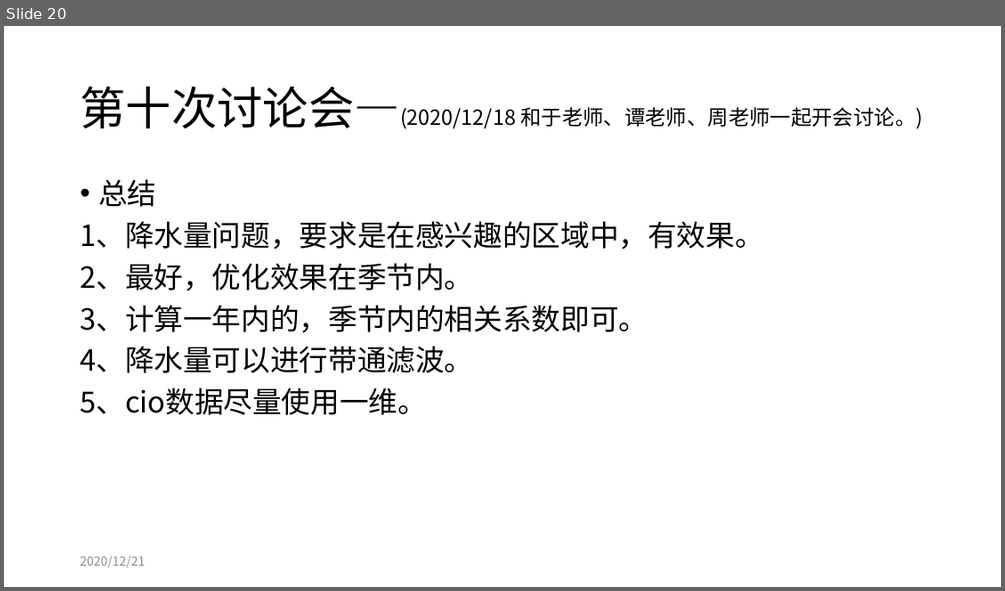
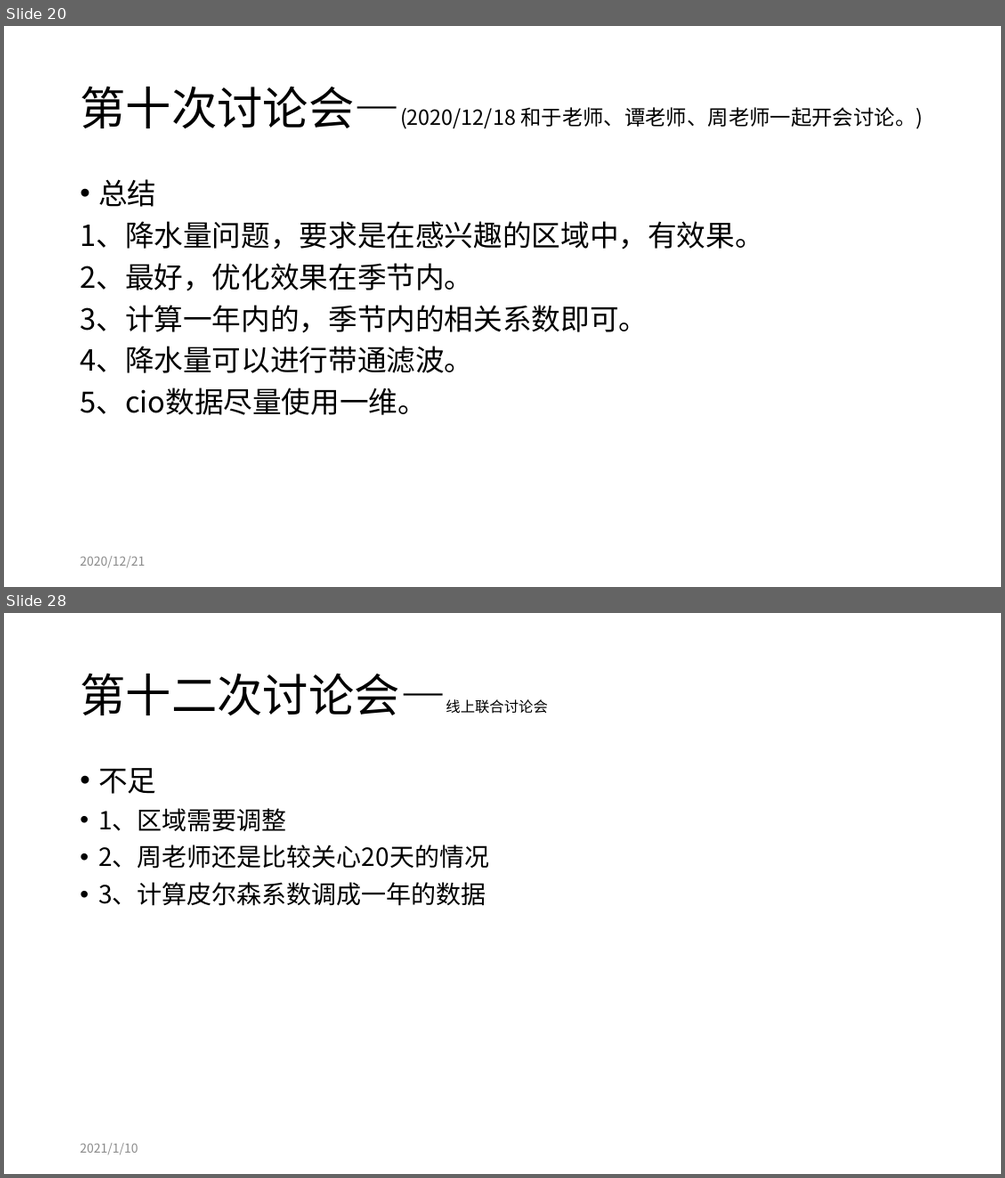
Before and after one commit to tureful/tureful.github.io, a slide deck: documents/workshop_summary.pptx. Shown one above the other, each under a label of ours: slide 20 before the commit, slides 20 and 28 after it; the slides between them are not shown. The pictures are 1005x591 and 1005x1178 pixels, drawn with LibreOffice and Linux fonts; fonts in the diff are those of the drawing. Boxes give left, top, right and bottom in pixels: in the first picture for what was removed or moved away, otherwise in the second. Text is boxed around its words. In the diff, an @@ line names an element or a change of style, - is before the commit and + after.

```diff
--- a/documents/workshop_summary.pptx
+++ b/documents/workshop_summary.pptx
@@ slide 28 added at bbox=[4, 613, 1001, 1174], background #FFFFFF @@
@@ title added at bbox=[80, 673, 547, 715], 44 pt, text #000000 @@
+第十二次讨论会—线上联合讨论会
@@ text added at bbox=[98, 768, 489, 906], 24 pt, text #000000 @@
+• 不足
+• 1、区域需要调整
+• 2、周老师还是比较关心20天的情况
+• 3、计算皮尔森系数调成一年的数据
@@ text added at bbox=[80, 1143, 138, 1154], 12 pt, text #8C8C8C @@
+2021/1/10
```
Also in this commit, not shown: 4 slides changed, 4 other slides added, 3 other files.
